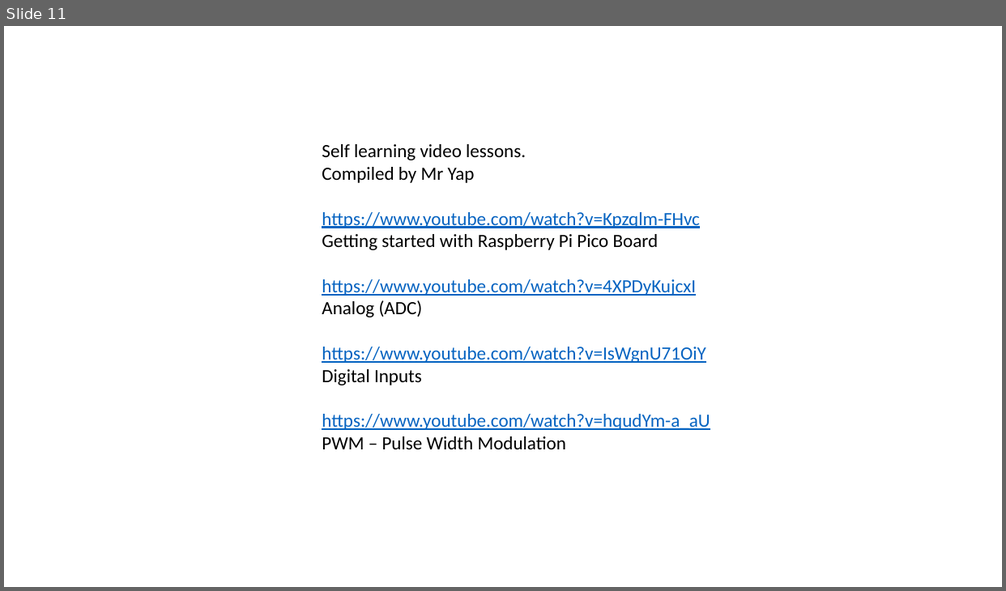
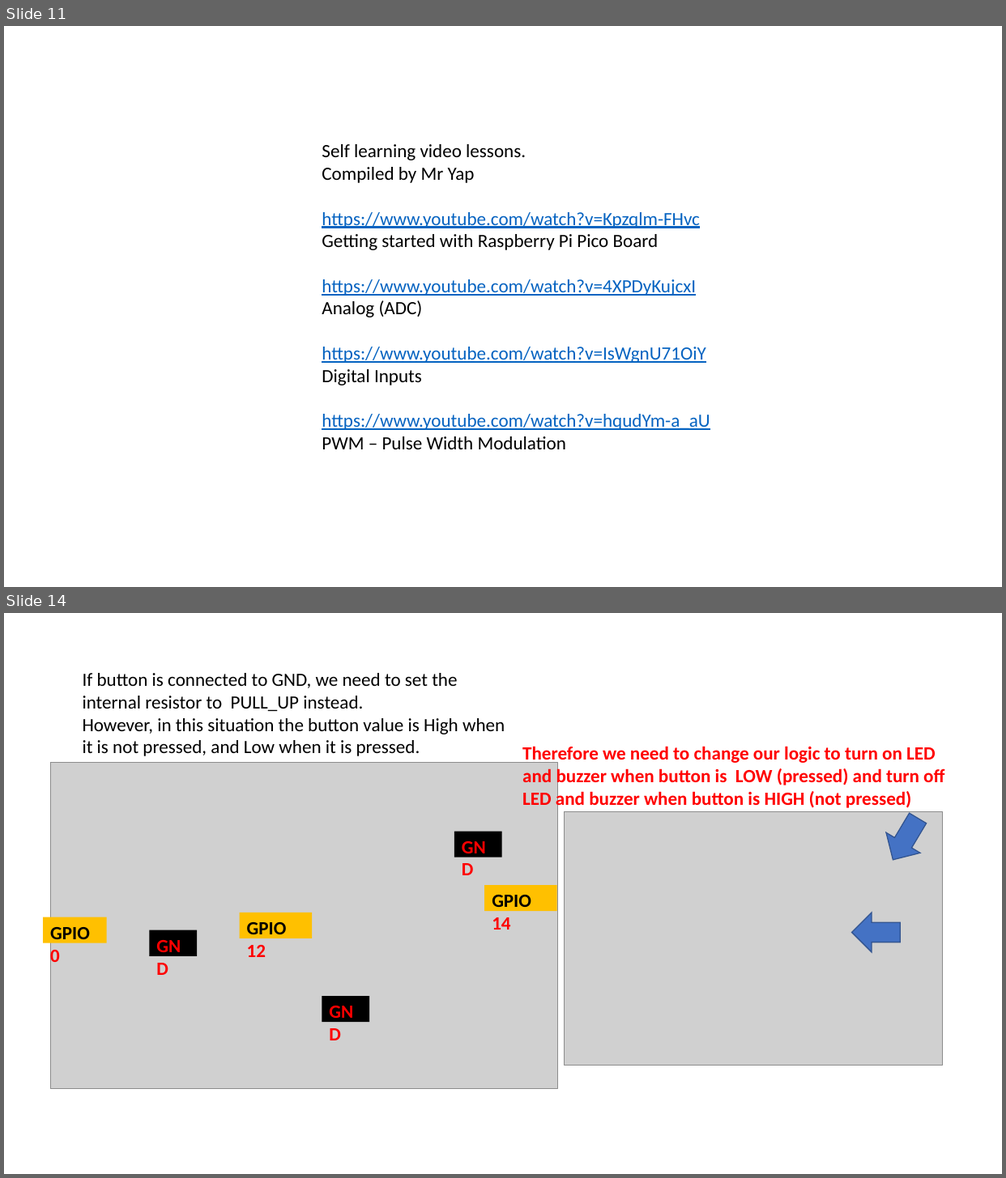
Before and after one commit to ssgoh/The-Pi-Club, a slide deck: Club Meetings 2023/Meeting 01 - Jan 8 2023/Lesson.pptm. Shown one above the other, each under a label of ours: slide 11 before the commit, slides 11 and 14 after it; the slides between them are not shown. The pictures are 1006x591 and 1006x1178 pixels, drawn with LibreOffice and Linux fonts; fonts in the diff are those of the drawing; grey boxes stand for pictures. Boxes give left, top, right and bottom in pixels: in the first picture for what was removed or moved away, otherwise in the second. Text is boxed around its words. In the diff, an @@ line names an element or a change of style, - is before the commit and + after.

```diff
--- a/Club Meetings 2023/Meeting 01 - Jan 8 2023/Lesson.pptm
+++ b/Club Meetings 2023/Meeting 01 - Jan 8 2023/Lesson.pptm
@@ slide 14 added at box(4, 613, 1002, 1174), background #FFFFFF @@
@@ text added at box(83, 673, 505, 756), 18 pt, text #000000 @@
+If button is connected to GND, we need to set the internal resistor to PULL_UP instead.
+However, in this situation the button value is High when it is not pressed, and Low when it is pressed.
@@ text added at box(522, 746, 944, 810), 18 pt, text #FF0000, bold @@
+Therefore we need to change our logic to turn on LED and buzzer when button is LOW (pressed) and turn off LED and buzzer when button is HIGH (not pressed)
@@ picture added at box(564, 811, 942, 1066) @@
@@ down arrow added at box(876, 808, 936, 871), fill #4472C4, outline #325491 1 pt @@
@@ down arrow added at box(851, 914, 900, 953), fill #4472C4, outline #325491 1 pt @@
@@ group added at box(43, 763, 557, 1089): 6 rectangles, 1 picture @@
+GPIO 0
+GPIO 12
+GPIO 14
+GND
+GND
+GND
```
Also in this commit, not shown: 2 slides changed, 2 other slides added, 2 other files.
